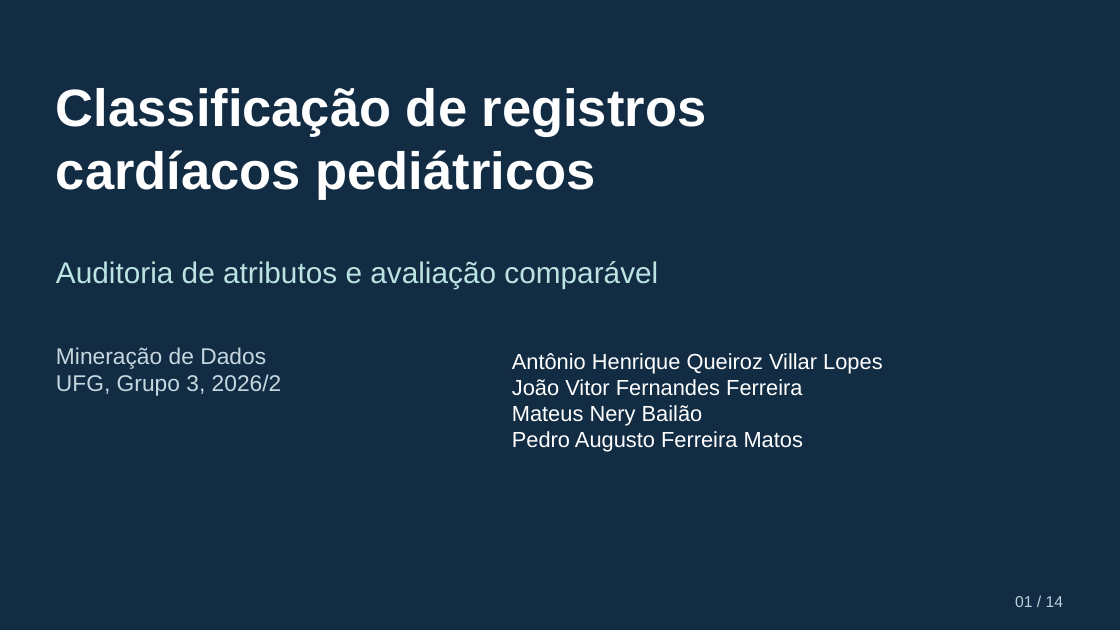
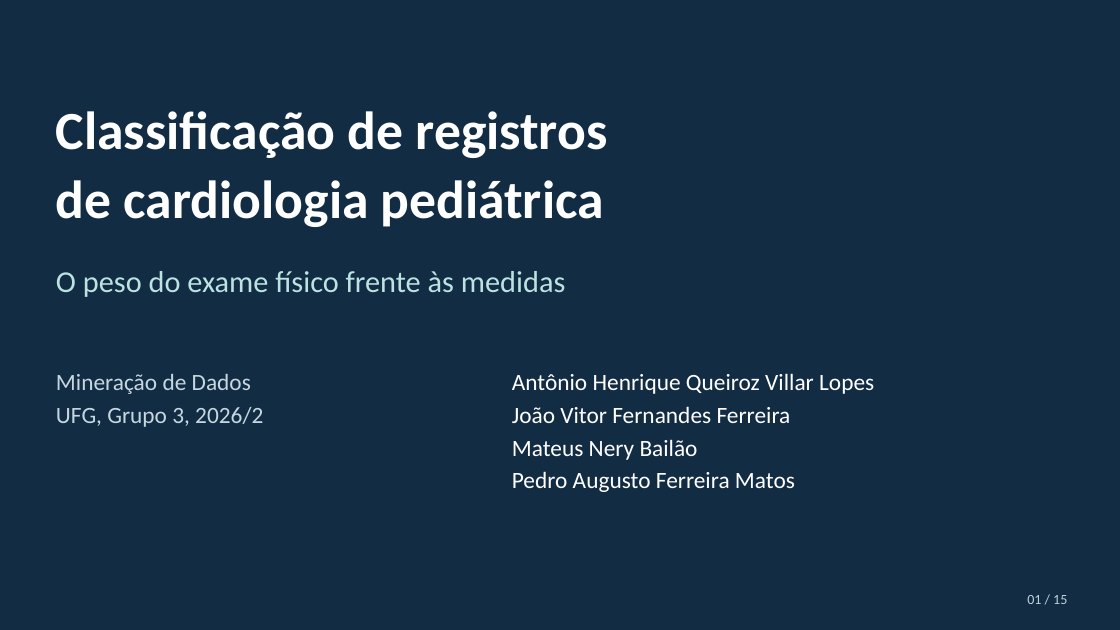
Before and after one commit to pedroafm06/Data-Mining, a slide deck: slide 1 of presentation/a2_2026_11_07/output/Apresentacao_A2_UCMF.pptx. Drawn at 1120x630 pixels with LibreOffice and Linux fonts; fonts in the diff are those of the drawing. Boxes give left, top, right and bottom in pixels: in the first picture for what was removed or moved away, otherwise in the second. Text is boxed around its words. In the diff, an @@ line names an element or a change of style, - is before the commit and + after.

```diff
--- a/presentation/a2_2026_11_07/output/Apresentacao_A2_UCMF.pptx
+++ b/presentation/a2_2026_11_07/output/Apresentacao_A2_UCMF.pptx
@@ text at box(56, 111, 608, 158): size 45 to 46 pt, font Arial to Calibri in "Classificação de registros"; more space between paragraphs @@
@@ text "Classificação de registros": place and size @@
-text "Classificação de registros" at box(56, 88, 707, 200)
+text "Classificação de registros" at box(56, 111, 608, 227)
@@ text at box(56, 180, 604, 227): text changed; size 45 to 46 pt; font Arial to Calibri @@
-cardíacos pediátricos
+de cardiologia pediátrica
@@ text removed at box(56, 261, 658, 289) @@
-Auditoria de atributos e avaliação comparável
@@ text added at box(56, 271, 566, 297), 26 pt, text #BAE3E1 @@
+O peso do exame físico frente às medidas
@@ text "Mineração de Dados": place and size @@
-text "Mineração de Dados" at box(56, 347, 282, 396)
+text "Mineração de Dados" at box(56, 374, 263, 427)
@@ text "Mineração de Dados" at box(56, 374, 263, 427): size 19.5 to 20 pt, font Arial to Calibri; more space between paragraphs @@
@@ text "Antônio Henrique Queiroz Villar Lopes": place and size @@
-text "Antônio Henrique Queiroz Villar Lopes" at box(512, 353, 883, 452)
+text "Antônio Henrique Queiroz Villar Lopes" at box(512, 373, 874, 492)
@@ text "Antônio Henrique Queiroz Villar Lopes" at box(512, 373, 874, 492): size 18.8 to 20 pt, font Arial to Calibri; more space between paragraphs @@
@@ text "01 / 15" at box(1027, 595, 1067, 604): vertical alignment top to middle @@
@@ text at box(1027, 595, 1067, 604): text changed; size 13.5 to 12 pt; font Arial to Calibri @@
-01 / 14
+01 / 15
```
Also in this commit, not shown: 4 other slides changed, 13 slides added, 16 slides removed, 8 other files.
